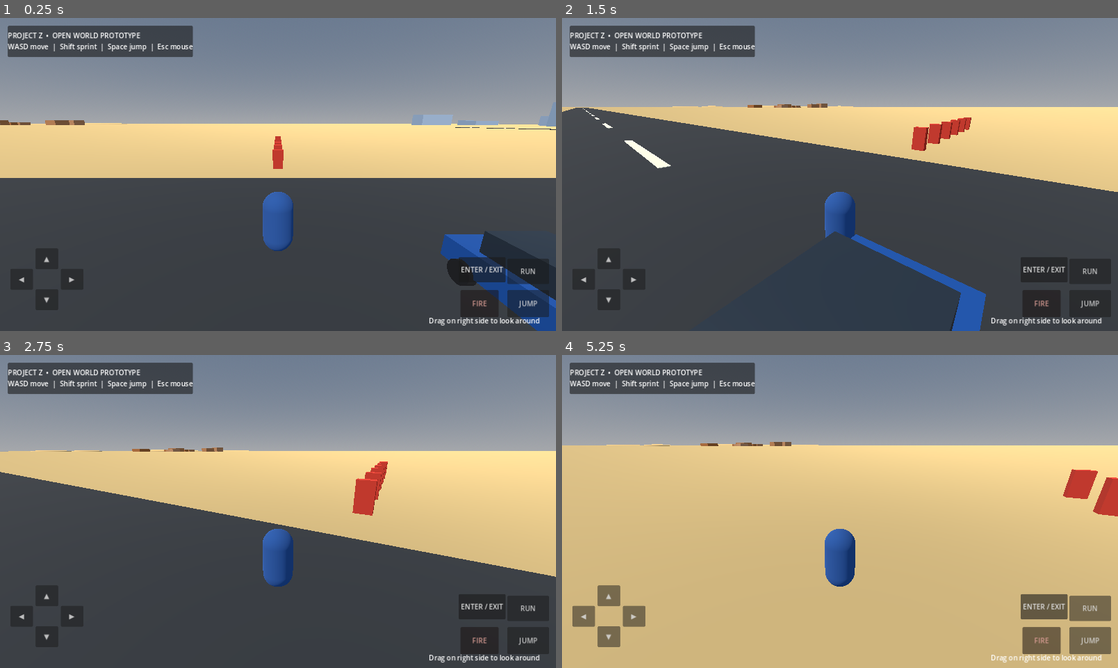
Above: before the commit, frames 1-4 (two rows, left to right).
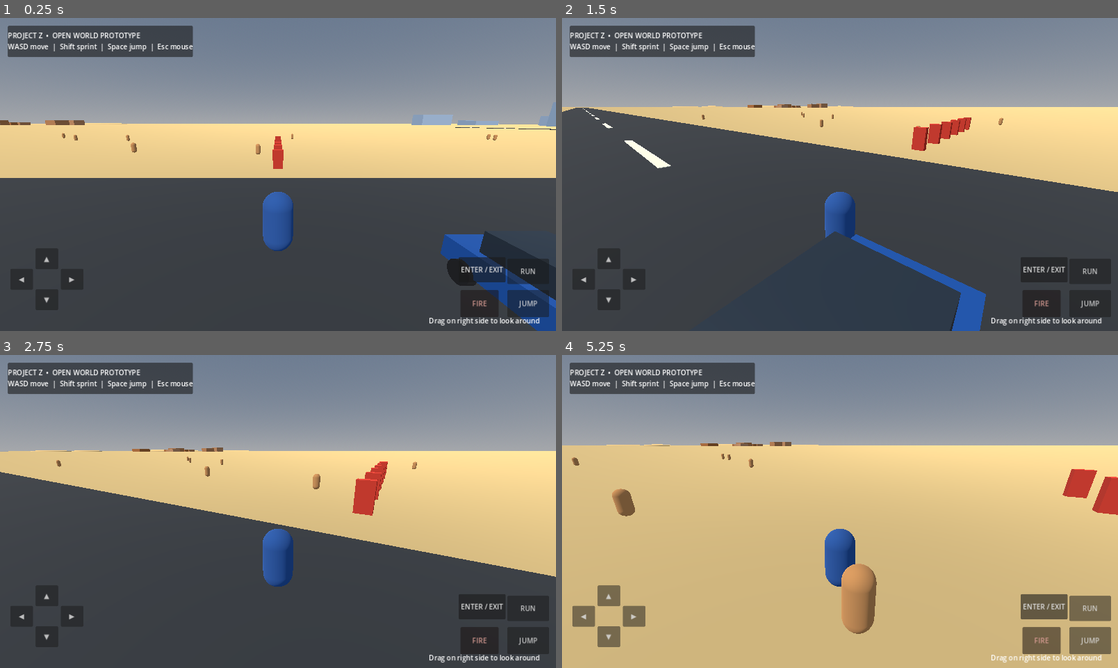
Above: after the commit, the same moments.

Repository: gyarasigujjar57-ops/ProjectZ-OpenWorld
Game: Godot game, scene res://scenes/Main.tscn
Two runs of this game, one before a commit and one after it. Both use one fixed random seed, a clock stepped at 60 frames per second and the inputs below.
Inputs (mouse positions are in pixels of both pictures, inside the frame that each line leads up to):
- Up to frame 1 (0.25 s): no input
- Up to frame 2 (1.5 s): tap Enter (ui_accept) at 0.5, 0.77 s; move the mouse to (962, 158) at 0.52 s; hold Right (ui_right) 0.53-1.28 s; tap E at 0.6 s; click (962, 158) at 0.67 s; move the mouse to (812, 174) at 1.27 s; hold Up (ui_up) from 1.28 s (still down); tap Shift at 1.35 s
- Up to frame 3 (2.75 s): keep holding Up (ui_up); tap Enter (ui_accept) at 1.52 s; move the mouse to (289, 505) at 2.02 s; tap E at 2.1 s
- Up to frame 4 (5.25 s): keep holding Up (ui_up); move the mouse to (834, 517) at 2.77 s; tap Shift at 2.85, 4.35 s; click (834, 517) at 2.92 s; tap Enter (ui_accept) at 3.02, 3.77, 4.52 s; move the mouse to (878, 514) at 3.52 s; tap E at 3.6, 5.1 s; move the mouse to (795, 508) at 4.27 s; move the mouse to (845, 511) at 5.02 s; click (845, 511) at 5.17 s

The runs differ from the first frame. In frame 1, 0.1% of the frame differs, in the area x 11-90%, y 36-44%; in frame 2, less than 0.1%; in frame 3, 0.1%; in frame 4, 1.7%, in the area x 1-100%, y 28-90%.

Commit message:
Spawn local wandering NPCs in starter world

Diff:
--- a/scripts/main.gd
+++ b/scripts/main.gd
@@ -11,6 +11,7 @@
 	_make_roads()
 	_make_targets()
 	_make_vehicle()
+	_make_npcs()
 	_make_player()
 	_make_ui()
 
@@ -176,3 +177,14 @@
 	vehicle.set_script(load("res://scripts/vehicle.gd"))
 	vehicle.add_to_group("vehicles")
 	add_child(vehicle)
+
+
+func _make_npcs() -> void:
+	var rng := RandomNumberGenerator.new()
+	rng.randomize()
+	for i in range(12):
+		var npc := CharacterBody3D.new()
+		npc.name = "WanderingNPC_%02d" % (i + 1)
+		npc.position = Vector3(rng.randf_range(-100, 100), 1.0, rng.randf_range(-80, 80))
+		npc.set_script(load("res://scripts/npc_wanderer.gd"))
+		add_child(npc)
